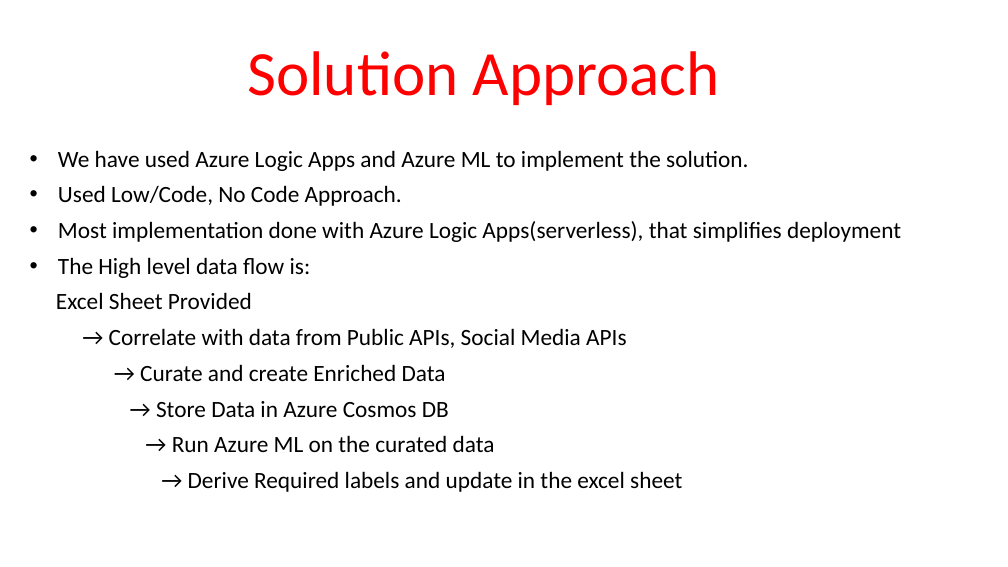
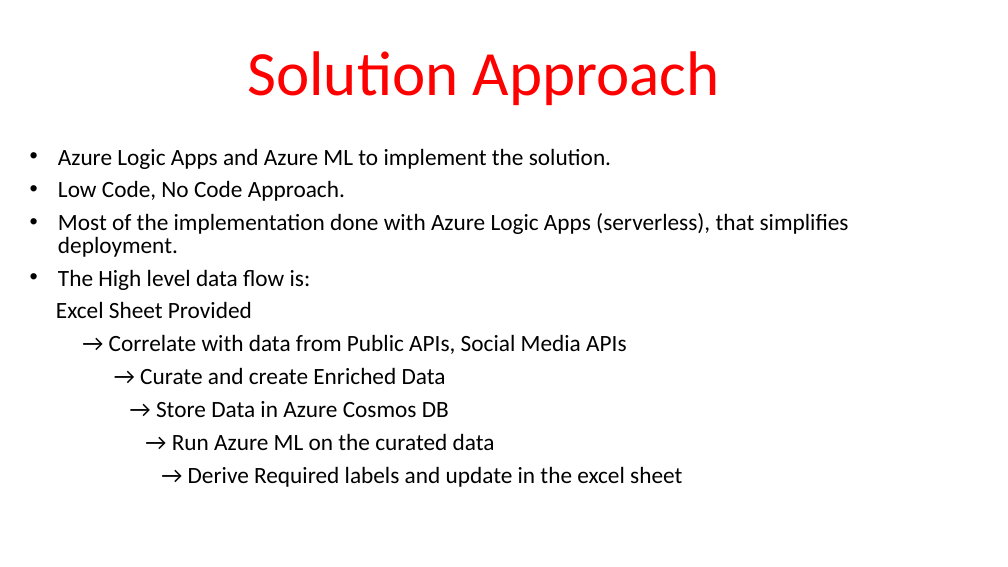
Before and after one commit to monsoonmasters2022/LeadershipDiversityIdentifier, a slide deck: slide 4 of documents/Identify Diversely OwnedMonsoonMasters.pptx. Drawn at 1008x567 pixels with LibreOffice and Linux fonts; fonts in the diff are those of the drawing. Boxes give left, top, right and bottom in pixels: in the first picture for what was removed or moved away, otherwise in the second. Text is boxed around its words. In the diff, an @@ line names an element or a change of style, - is before the commit and + after.

```diff
--- a/documents/Identify Diversely OwnedMonsoonMasters.pptx
+++ b/documents/Identify Diversely OwnedMonsoonMasters.pptx
@@ subtitle at [58,148,849,257]: text changed @@
-• We have used Azure Logic Apps and Azure ML to implement the solution.
-• Used Low/Code, No Code Approach.
-• Most implementation done with Azure Logic Apps(serverless), that simplifies deployment
+• Azure Logic Apps and Azure ML to implement the solution.
+• Low Code, No Code Approach.
+• Most of the implementation done with Azure Logic Apps (serverless), that simplifies deployment.
@@ subtitle at [56,269,682,487]: line spacing 0.9 to 0.8 @@
```
Also in this commit, not shown: 1 other slide changed.
